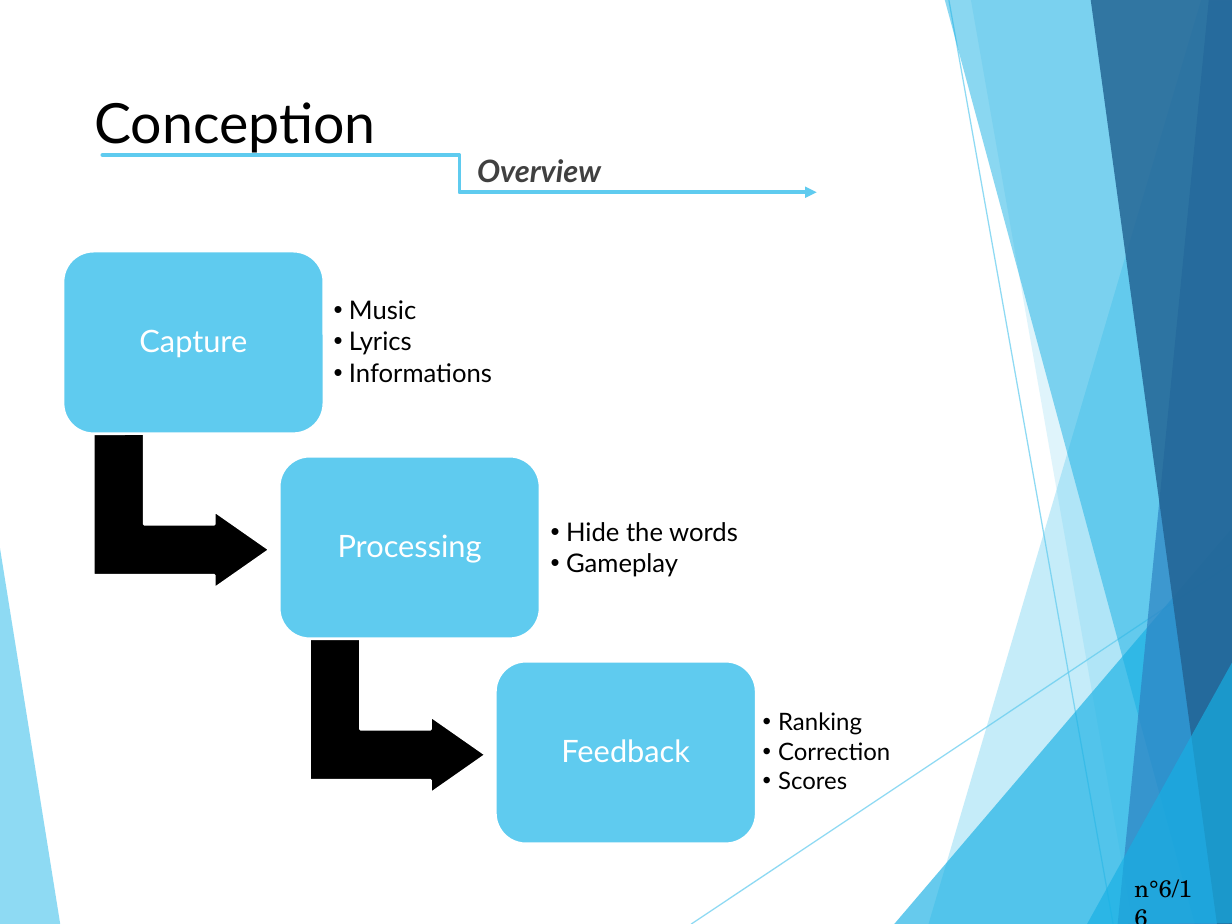
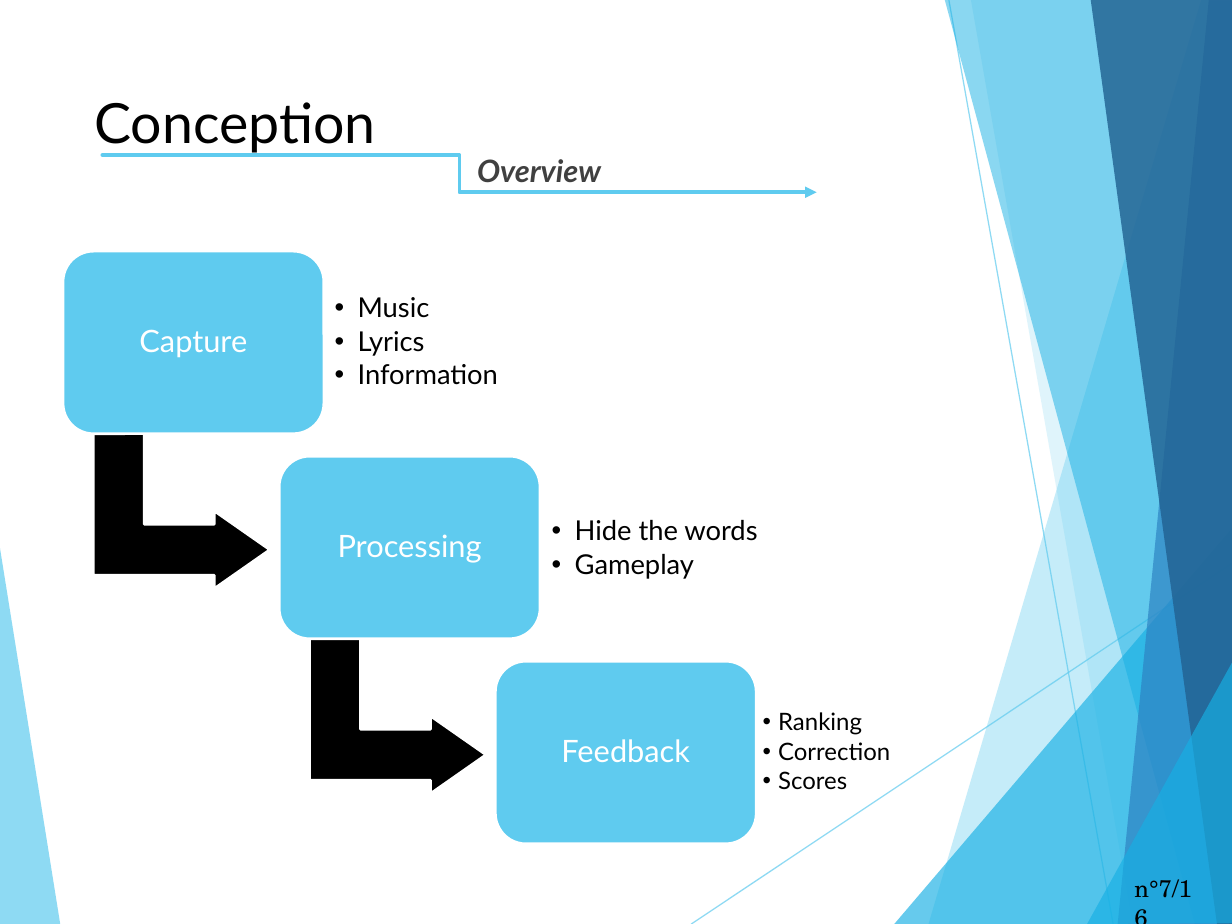
Before and after one commit to Terrasse/Dontforgetthelyrics, a slide deck: slide 7 of English_project.pptx (slide 6 before the commit). Drawn at 1232x924 pixels with LibreOffice and Linux fonts; fonts in the diff are those of the drawing. Boxes give left, top, right and bottom in pixels: in the first picture for what was removed or moved away, otherwise in the second. Text is boxed around its words. In the diff, an @@ line names an element or a change of style, - is before the commit and + after.

```diff
--- a/English_project.pptx
+++ b/English_project.pptx
@@ text at (x1=358, y1=297, x2=430, y2=356): size 15 to 16 pt in "Music", "Lyrics"; indent changed @@
@@ text at (x1=358, y1=364, x2=498, y2=385): text changed; size 15 to 16 pt @@
-  •• Informations
+  •• Information
@@ text "Hide the words" at (x1=575, y1=520, x2=757, y2=579): size 15 to 16 pt; indent changed @@
@@ page number at (x1=1134, y1=879, x2=1192, y2=898): text changed @@
-n°6/16
+n°7/16
```
Also in this commit, not shown: 9 other slides changed, 1 slide added, 7 other files.
